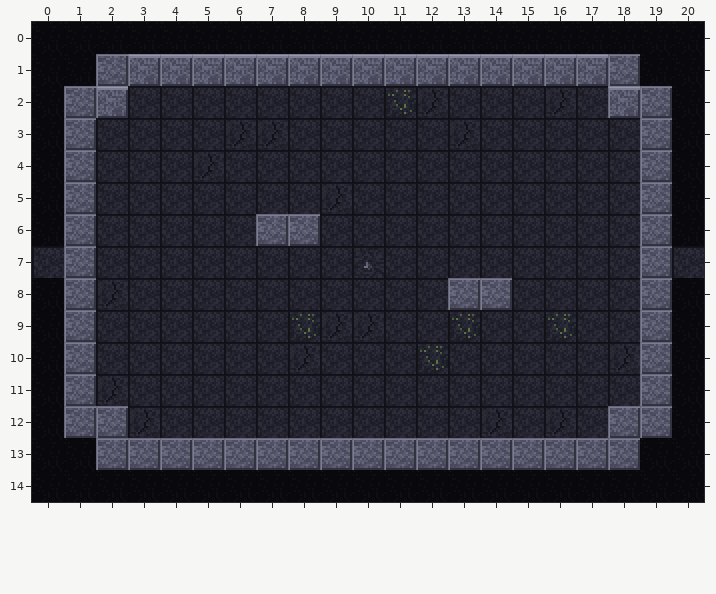
Tiled map (JSON) -- public/maps/room-01.tmj. That is the earlier state.
Cells are 16x16 px. Shown: x 0..20, y 0..14.
New version:
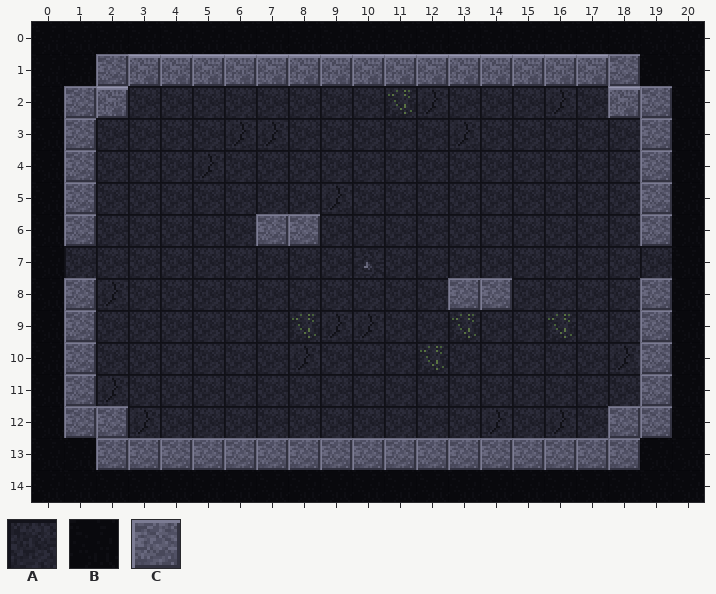
Key: from "stone": A 0, B 3, C 4.
_ is an empty cell.
What changed:
Layer "floor":
Tile A is added in row 7 at x 1 and 19.
The author cleared tile A in row 7 at x 0 and 20.
Layer "walls":
Tile B is added in row 7 at x 0 and 20.
The author cleared tile C in row 7 at x 1 and 19.
Boxes around the changes in both pictures, in picture pixels (x1, y1, x2, y2):
changed: (32, 246, 96, 278)
changed: (640, 246, 704, 278)
